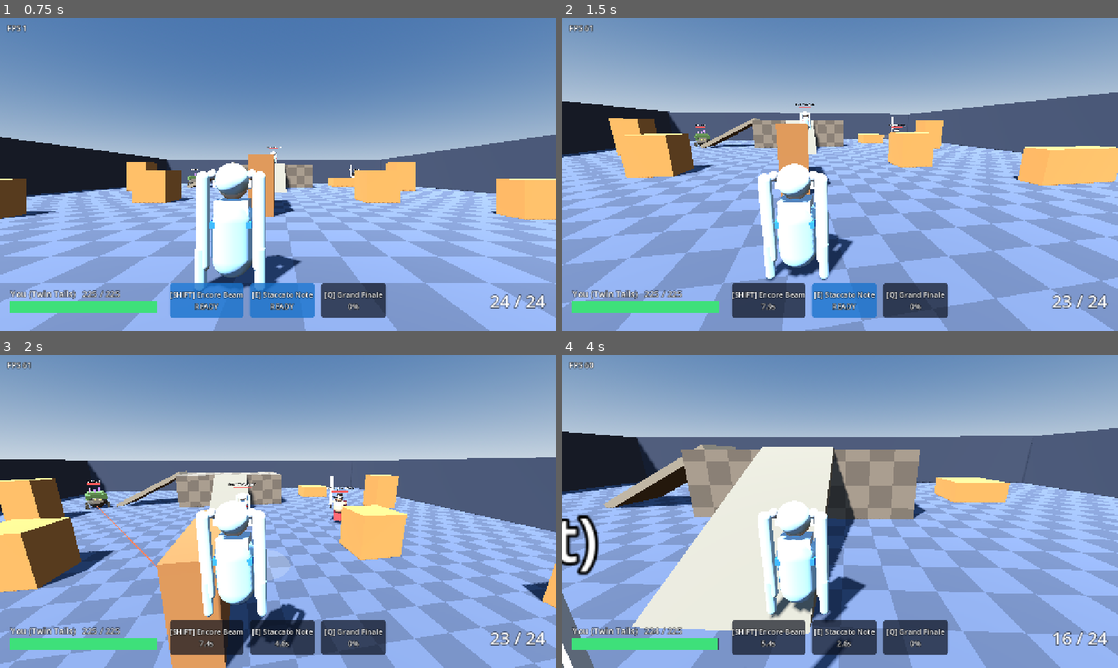
Above: before the commit, frames 1-4 (two rows, left to right).
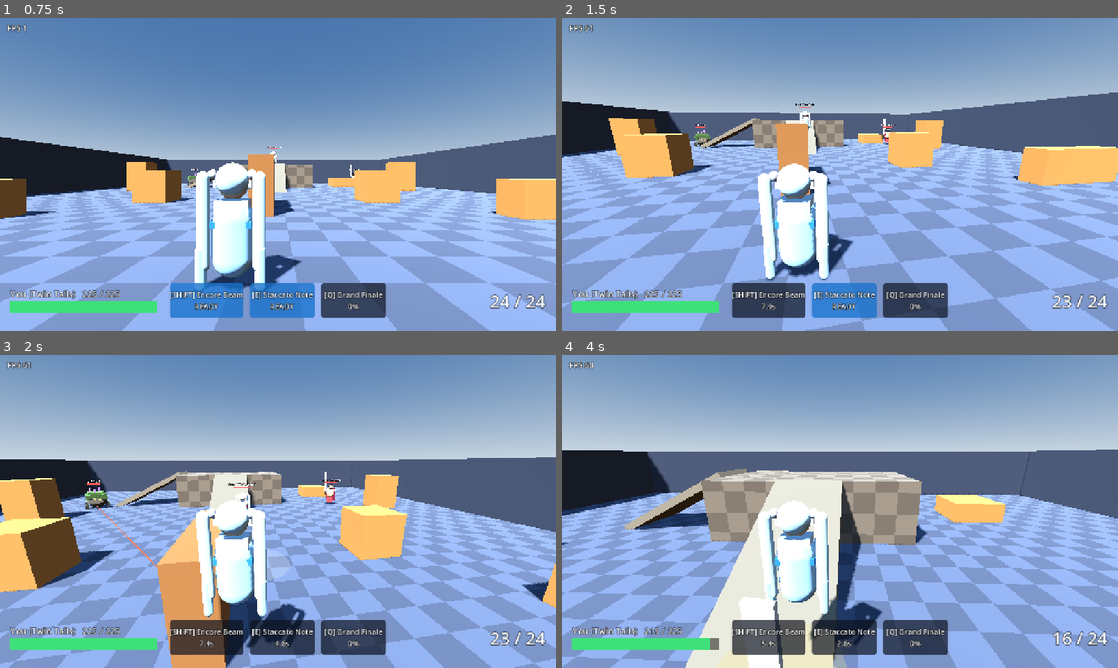
Above: after the commit, the same moments.

Repository: AvocadoFlour/arena
Game: Godot game, scene res://src/main.tscn
Two runs of this game, one before a commit and one after it. Both use one fixed random seed, a clock stepped at 60 frames per second and the inputs below.
Inputs (mouse positions are in pixels of both pictures, inside the frame that each line leads up to):
- Up to frame 1 (0.75 s): click "Play" at 0.5 s
- Up to frame 2 (1.5 s): tap Enter at 1.25 s; move the mouse to (867, 174) at 1.27 s; hold W (move_forward) from 1.28 s (still down); tap Shift (ability1) at 1.35 s; click (867, 174) at 1.42 s
- Up to frame 3 (2 s): keep holding W (move_forward); tap Space (jump) at 1.52, 1.82 s; tap E (ability2) at 1.55 s
- Up to frame 4 (4 s): keep holding W (move_forward); move the mouse to (812, 511) at 2.02 s; tap E (ability2) at 2.1 s; tap Space (jump) at 2.27, 2.57, 3.77, 3.8 s; click (812, 511) at 2.3 s; move the mouse to (851, 505) at 2.77 s; press the mouse at (851, 505) at 2.78 s; tap Q (ultimate) at 3.05, 3.6 s; move the mouse to (834, 517) at 3.52 s; release the mouse at (834, 517) at 3.53 s; click (834, 517) at 3.67 s

Frame 1 is identical in both runs. In frame 2, 0.1% of the frame differs, in the area x 57-62%, y 31-41%; in frame 3, 0.3%; in frame 4, 42%, in the area x 0-100%, y 23-100%.

Commit message:
AI round 3: melee awareness (close to primary range, no shim needed), leap/team_buff policy, warning-free difficulty tests

Diff:
--- a/src/ai/bot_brain.gd
+++ b/src/ai/bot_brain.gd
@@ -61,10 +61,14 @@
         if k != "difficulty":
             set(k, p[k])
 
+## Preset name actually used for `d` (unknown -> "normal"); pure, no warning.
+static func resolve_difficulty(d: String) -> String:
+    return d if DIFFICULTY.has(d) else "normal"
+
 func set_difficulty(d: String) -> void:
     if not DIFFICULTY.has(d):
         push_warning("BotBrain: unknown difficulty '%s', using normal" % d)
-        d = "normal"
+    d = resolve_difficulty(d)
     difficulty = d
     for k in DIFFICULTY[d]:
         set(k, DIFFICULTY[d][k])
@@ -122,20 +126,43 @@
         _strafe_left = _rng.randf_range(0.8, 2.0)
     var t2 := slot_type(h, "ability2")
     var slam_ready: bool = use_abilities and t2 == "ground_slam" and _ab_ready(h, "ability2")
-    var keep := 3.0 if slam_ready and not low else 10.0   # close in to use the slam
+    var mrange := melee_range(h)
+    var flat := Vector2(to.x, to.z).length()
+    var keep := standoff(mrange, slam_ready and not low)
     var los: bool = _visible(h, target)
-    if dist > keep + 2.0 or not los:
-        f.move = _follow(h, target.global_position)
+    if mrange > 0.0:
+        # melee: drive straight in to weapon range, light strafing only once in reach
+        if flat > keep + 0.5 or not los:
+            f.move = _follow(h, target.global_position)
+        else:
+            f.move = Vector2(_strafe * 0.3, 0.6 if flat > keep else 0.0)
+        f.fire = los and flat <= mrange and err < maxf(fire_cone, 0.35) and _react_left <= 0.0
     else:
-        var fwd := 1.0 if dist > keep else (-0.6 if dist < minf(5.0, keep - 1.0) else 0.0)
-        f.move = Vector2(_strafe * 0.7, fwd).limit_length(1.0)
-    f.fire = los and err < fire_cone and _react_left <= 0.0
+        if dist > keep + 2.0 or not los:
+            f.move = _follow(h, target.global_position)
+        else:
+            var fwd := 1.0 if dist > keep else (-0.6 if dist < minf(5.0, keep - 1.0) else 0.0)
+            f.move = Vector2(_strafe * 0.7, fwd).limit_length(1.0)
+        f.fire = los and err < fire_cone and _react_left <= 0.0
     if use_abilities:
         var ctx := _ctx(h, low, false)
         ctx.merge({"dist": dist, "flat_dist": Vector2(to.x, to.z).length(),
             "height_above": h.global_position.y - target.global_position.y, "los": los,
             "aim_ok": err < 0.25, "moving": f.move.length() > 0.5}, true)
         _apply_abilities(f, decide_abilities(ctx), dt)
+
+## Primary melee reach (0 for ranged heroes), from the hero def (INTERFACES §2.1).
+static func melee_range(h) -> float:
+    var p: Dictionary = h.def.get("primary", {})
+    if String(p.get("type", "hitscan")) != "melee":
+        return 0.0
+    return float(p.get("range", 3.0))
+
+## Distance a bot tries to hold from its target (pure; unit-tested).
+static func standoff(mrange: float, slam_ready: bool) -> float:
+    if mrange > 0.0:
+        return mrange * 0.6
+    return 3.0 if slam_ready else 10.0   # close in to use the slam
 
 ## Ability context shared by chase/cover. Slot types come from the hero def (type-aware policy).
 func _ctx(h, low: bool, fleeing: bool) -> Dictionary:
@@ -147,10 +174,16 @@
         ready[slot] = _ab_ready(h, slot)
     if h.abilities.has("ultimate"):
         ult_r = float(h.abilities["ultimate"].def.get("radius", 10.0)) * 0.8
+    var leap_r := 0.0
+    for slot in types:
+        if types[slot] == "leap":
+            var d: Dictionary = h.abilities[slot].def
+            leap_r = float(d.get("forward_speed", 14.0)) * float(d.get("air_time", 0.7)) + float(d.get("radius", 3.5)) * 0.5
     return {"types": types, "ready": ready, "dist": 99.0, "flat_dist": 99.0, "on_floor": h.is_on_floor(),
         "height_above": 0.0, "los": false, "low_hp": low, "hurt": h.health.hp < h.health.max_hp * 0.7,
         "ult_range": ult_r, "ult_targets": _enemies_within(h, ult_r), "allies_hurt": _allies_hurt_within(h, ult_r),
-        "aim_ok": false, "moving": false, "fleeing": fleeing}
+        "aim_ok": false, "moving": false, "fleeing": fleeing, "melee": melee_range(h) > 0.0,
+        "leap_range": leap_r, "engage_range": maxf(melee_range(h) * 2.0, 6.0)}
 
 static func slot_type(h, slot: String) -> String:
     if not h.abilities.has(slot):
@@ -282,10 +315,22 @@
             if c.get("on_floor", true):
                 return dist < SLAM_RANGE
             return float(c.get("height_above", 0.0)) > 1.0 and float(c.get("flat_dist", 99.0)) < 5.0
-        "dash":      # escape to cover, or close a long gap on a visible enemy (never while hurt)
+        "dash":      # escape to cover, or close a gap on a visible enemy (never while hurt)
             if not c.get("moving", false):
                 return false
-            return fleeing or (los and not c.get("low_hp", false) and dist > DASH_MIN_DIST)
+            if fleeing:
+                return true
+            if not los or c.get("low_hp", false):
+                return false
+            if c.get("melee", false):   # melee: dash into reach from mid range
+                return dist > 5.0 and dist < 12.0
+            return dist > DASH_MIN_DIST
+        "leap":      # jump onto an aimed, visible enemy beyond melee reach but inside the leap arc
+            return not fleeing and los and c.get("aim_ok", false) and c.get("on_floor", true) \
+                and dist > 4.5 and dist < float(c.get("leap_range", 10.0))
+        "team_buff": # power up when engaged at close range (or hurt in a fight): damage + overheal
+            return not fleeing and los and (dist < float(c.get("engage_range", 6.0)) \
+                or (c.get("hurt", false) and dist < 15.0))
         "charge":    # rush goes along the aim: only when aimed at a visible enemy in reach
             return not fleeing and los and c.get("aim_ok", false) and dist > 2.5 and dist < 9.0
         "shield_wall":   # block incoming fire when hurt and engaged
--- /dev/null
+++ b/tests/ai_melee_driver.gd
@@ -0,0 +1,60 @@
+extends Node3D
+## AI integration: a melee hero driven by a plain BotBrain (no core MeleeCloser wrapper) closes
+## to weapon range and lands melee hits; a ranged bot keeps its stand-off distance.
+const MAP := "res://src/maps/arena01.json"
+var results: Array = []
+var done := false
+var frame := 0
+var melee: Hero
+var dummy: Hero
+var ranged: Hero
+var dummy2: Hero
+var melee_hits := 0
+var min_gap := INF
+var min_gap2 := INF
+
+func _rec(n: String, ok: bool, info: String) -> void:
+    results.append([n, ok, info])
+
+func _hero(path: String, team: int, pos: Vector3) -> Hero:
+    var h := Hero.from_def(path)
+    h.set_team(team)
+    h.spawn_point = pos
+    add_child(h)
+    h.global_position = pos
+    return h
+
+func _ready() -> void:
+    add_child(MapLoader.build(MAP))
+    melee = _hero("res://src/heroes/the_best.json", 0, Vector3(-12, 0.2, -12))
+    var mb := BotBrain.new({"difficulty": "hard", "use_abilities": false, "seek_cover": false, "escort_allies": false})
+    melee.input_source = mb
+    _rec("brain_not_wrapped", melee.input_source is BotBrain, "input_source is a plain BotBrain")
+    dummy = _hero("res://src/heroes/cob.json", 1, Vector3(-12, 0.2, 0))   # no input source: stands still
+    ranged = _hero("res://src/heroes/twin_tails.json", 0, Vector3(-3, 0.2, -16))
+    ranged.input_source = BotBrain.new({"difficulty": "hard", "use_abilities": false, "seek_cover": false, "escort_allies": false})
+    dummy2 = _hero("res://src/heroes/cob.json", 1, Vector3(-3, 0.2, -3))
+    Events.damage_dealt.connect(_on_dmg)
+
+func _on_dmg(ev: Dictionary) -> void:
+    if ev.source == melee and ev.kind == "primary":
+        melee_hits += 1
+
+func _flat(a: Node3D, b: Node3D) -> float:
+    return Vector2(a.global_position.x - b.global_position.x, a.global_position.z - b.global_position.z).length()
+
+func _physics_process(_dt: float) -> void:
+    if done:
+        return
+    frame += 1
+    min_gap = minf(min_gap, _flat(melee, dummy))
+    min_gap2 = minf(min_gap2, _flat(ranged, dummy2))
+    if frame == 360:
+        var rng := BotBrain.melee_range(melee)
+        _rec("melee_closes_to_weapon_range", min_gap <= rng, "min gap %.2f m, range %.2f" % [min_gap, rng])
+        _rec("melee_lands_hits_without_shim", melee_hits >= 3, "hits=%d" % melee_hits)
+        var g := _flat(ranged, dummy2)
+        var t = ranged.input_source.target
+        _rec("ranged_keeps_standoff", g > 6.0, "gap %.2f m, min %.2f, target=%s" % [g, min_gap2, t == dummy2])
+        Events.damage_dealt.disconnect(_on_dmg)
+        done = true
--- a/tests/ai_run_tests.gd
+++ b/tests/ai_run_tests.gd
@@ -2,7 +2,7 @@
 ## AI test runner: godot --headless --path . -s tests/ai_run_tests.gd
 ## (Requested to be folded into tests/run_tests.gd SUITES, see docs/requests/ai.md.)
 const SUITES := ["res://tests/ai_unit_tests.gd"]
-const DRIVERS := ["res://tests/ai_nav_driver.gd", "res://tests/ai_team_driver.gd"]
+const DRIVERS := ["res://tests/ai_nav_driver.gd", "res://tests/ai_team_driver.gd", "res://tests/ai_melee_driver.gd"]
 var passed := 0
 var failed := 0
 var driver
--- a/tests/ai_unit_tests.gd
+++ b/tests/ai_unit_tests.gd
@@ -24,8 +24,10 @@
     near(b.spread_deg, 6.0, 0.001, "normal spread kept (spawner contract)")
     near(b.turn_rate, 6.0, 0.001, "explicit param overrides preset")
     near(b.bounds, 12.0, 0.001, "bounds param")
-    var u := BotBrain.new({"difficulty": "bogus"})
-    check(u.difficulty == "normal", "unknown difficulty falls back to normal")
+    check(not BotBrain.DIFFICULTY.has("bogus"), "bogus is not a preset")
+    check(BotBrain.resolve_difficulty("bogus") == "normal", "unknown difficulty resolves to normal (no warning path)")
+    for d in ["easy", "normal", "hard"]:
+        check(BotBrain.DIFFICULTY.has(d) and BotBrain.resolve_difficulty(d) == d, "preset " + d)
 
 func test_world_to_move_mapping() -> void:
     var b := Basis()   # yaw 0: forward is -Z, right is +X
@@ -135,3 +137,41 @@
         minz = minf(minz, p.z)
         maxz = maxf(maxz, p.z)
     near(maxz - minz, 4.0, 0.01, "rotated width along z")
+
+func test_melee_standoff() -> void:
+    near(BotBrain.standoff(3.2, false), 1.92, 0.01, "melee holds inside weapon range")
+    check(BotBrain.standoff(3.2, true) < 3.2, "melee ignores slam stand-off, stays in reach")
+    near(BotBrain.standoff(0.0, false), 10.0, 0.01, "ranged keeps 10 m")
+    near(BotBrain.standoff(0.0, true), 3.0, 0.01, "ranged closes for slam")
+    var mel := {"def": {"primary": {"type": "melee", "range": 3.2}}}
+    var gun := {"def": {"primary": {"type": "hitscan", "range": 60}}}
+    near(BotBrain.melee_range(_Def.new(mel.def)), 3.2, 0.001, "melee range from def")
+    near(BotBrain.melee_range(_Def.new(gun.def)), 0.0, 0.001, "hitscan -> 0")
+
+class _Def:
+    var def: Dictionary
+    func _init(d: Dictionary) -> void:
+        def = d
+
+func test_melee_dash_gap_close() -> void:
+    check(BotBrain.decide_abilities(_ctx({"dist": 8.0, "melee": true})).ability1, "melee dashes in from mid range")
+    check(not BotBrain.decide_abilities(_ctx({"dist": 8.0})).ability1, "ranged does not dash at 8 m")
+    check(not BotBrain.decide_abilities(_ctx({"dist": 3.0, "melee": true})).ability1, "no dash when already in reach")
+
+func test_leap_policy() -> void:
+    var t := {"ability1": "leap", "ability2": "dash", "ultimate": "team_buff"}
+    check(BotBrain.decide_abilities(_typed(t, {"dist": 8.0, "aim_ok": true, "leap_range": 11.5})).ability1, "leap onto aimed enemy in arc")
+    check(not BotBrain.decide_abilities(_typed(t, {"dist": 3.0, "aim_ok": true, "leap_range": 11.5})).ability1, "no leap when already in reach")
+    check(not BotBrain.decide_abilities(_typed(t, {"dist": 14.0, "aim_ok": true, "leap_range": 11.5})).ability1, "no leap beyond arc")
+    check(not BotBrain.decide_abilities(_typed(t, {"dist": 8.0, "aim_ok": false, "leap_range": 11.5})).ability1, "no leap unaimed")
+    check(not BotBrain.decide_abilities(_typed(t, {"dist": 8.0, "aim_ok": true, "leap_range": 11.5, "on_floor": false})).ability1, "no leap in air")
+    check(not BotBrain.decide_abilities(_typed(t, {"dist": 8.0, "aim_ok": true, "leap_range": 11.5, "los": false})).ability1, "no blind leap")
+    check(not BotBrain.decide_abilities(_typed(t, {"dist": 8.0, "aim_ok": true, "leap_range": 11.5, "fleeing": true})).ability1, "no leap while fleeing")
+
+func test_team_buff_policy() -> void:
+    var t := {"ability1": "leap", "ability2": "dash", "ultimate": "team_buff"}
+    check(BotBrain.decide_abilities(_typed(t, {"dist": 3.0, "engage_range": 6.4})).ultimate, "buff when engaged close")
+    check(not BotBrain.decide_abilities(_typed(t, {"dist": 20.0, "engage_range": 6.4})).ultimate, "no buff at range")
+    check(BotBrain.decide_abilities(_typed(t, {"dist": 12.0, "engage_range": 6.4, "hurt": true})).ultimate, "buff when hurt in a fight")
+    check(not BotBrain.decide_abilities(_typed(t, {"dist": 3.0, "los": false})).ultimate, "no buff without enemy in sight")
+    check(not BotBrain.decide_abilities(_typed(t, {"dist": 3.0, "fleeing": true})).ultimate, "no buff while fleeing")
Not shown, added: tests/ai_melee_driver.gd.uid
Not shown, changed: docs/requests/ai.md
